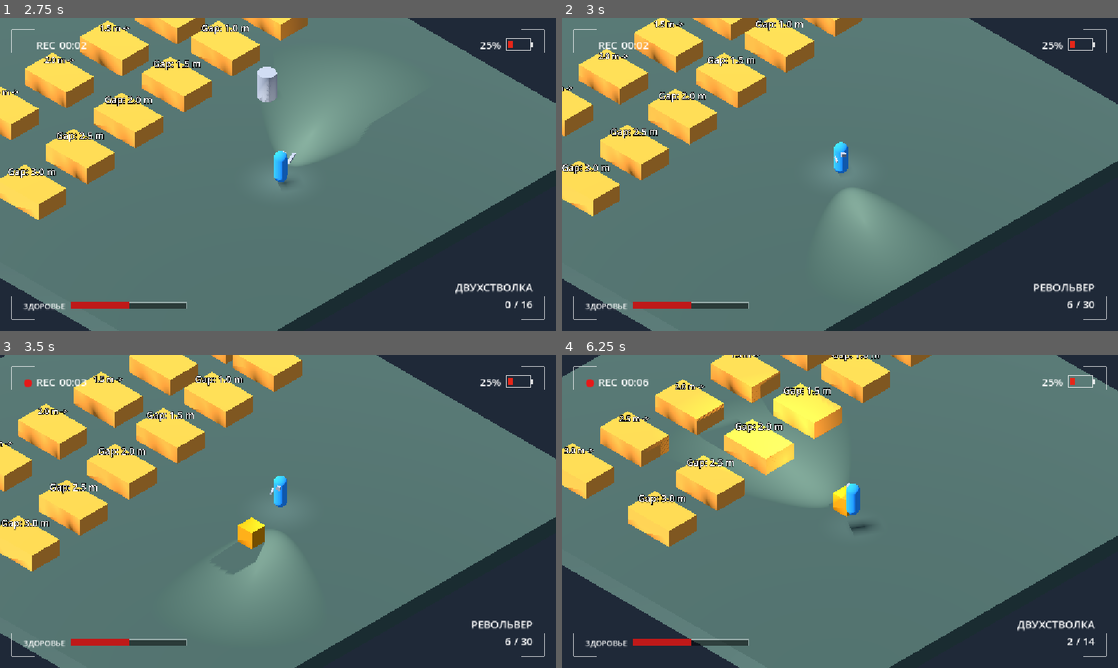
Above: before the commit, frames 1-4 (two rows, left to right).
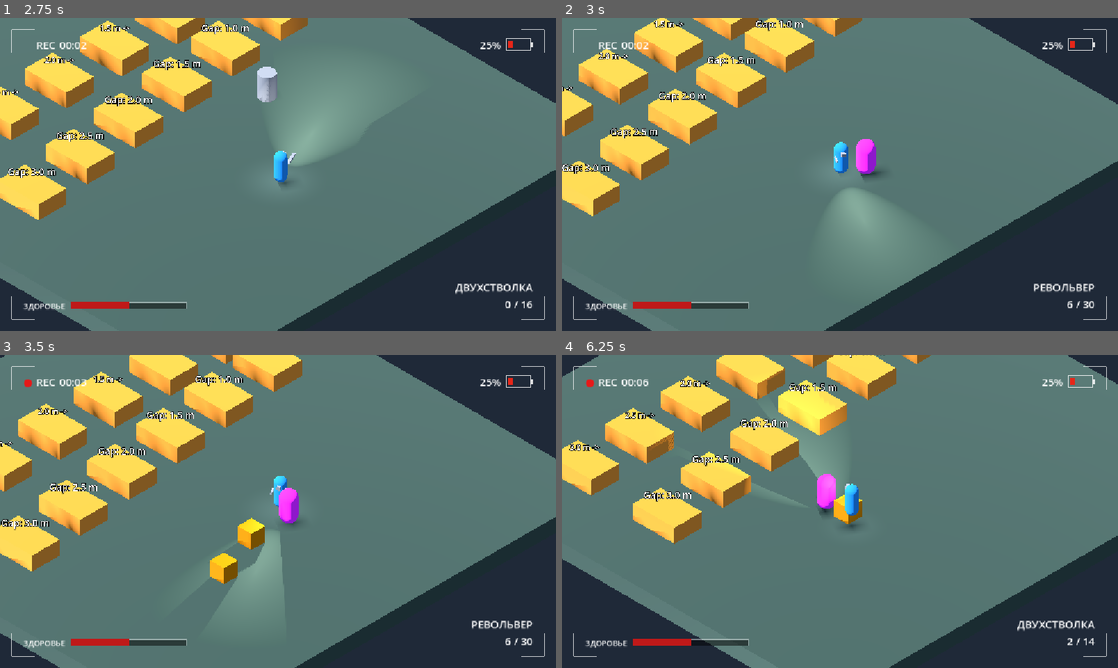
Above: after the commit, the same moments.

Repository: AnckerStudios/the-camera-game
Game: Godot game, scene res://scene/dima/misha_v1_doma.tscn
The game is run twice, just before and just after one commit, with the same random seed, the same clock (stepped at 60 frames per second) and the same inputs. This scene is started directly instead of the project's main scene.
Inputs (mouse positions are in pixels of both pictures, inside the frame that each line leads up to):
- Up to frame 1 (2.75 s): move the mouse to (400, 158) at 0.52 s; hold D (move_right) 0.53-1.28 s; hold Right mouse button (alt_fire) 0.53-1.28 s; tap Space (jump) at 0.77, 1.52 s; move the mouse to (166, 190) at 1.27 s; hold S (move_backward) 1.28-2.03 s; tap Shift (dash) at 1.35 s; move the mouse to (333, 105) at 2.02 s; press the mouse at (333, 105) at 2.03 s; hold D (move_right) from 2.03 s (still down)
- Up to frame 2 (3 s): move the mouse to (812, 237) at 2.77 s; release D (move_right) at 2.78 s; release the mouse at (812, 237) at 2.78 s; hold W (move_forward) from 2.78 s (still down); tap Q (weapon_next) at 2.85 s
- Up to frame 3 (3.5 s): keep holding W (move_forward); tap Space (jump) at 3.02 s
- Up to frame 4 (6.25 s): move the mouse to (1006, 558) at 3.52 s; release W (move_forward) at 3.53 s; hold Mouse wheel up (weapon_prev) 3.53-4.28 s; hold A (move_left) 3.53-5.03 s; tap Space (jump) at 3.77, 4.52, 6.02 s; move the mouse to (673, 464) at 4.27 s; right-click (673, 464) at 4.35 s; move the mouse to (867, 511) at 5.02 s; hold S (move_backward) 5.03-5.78 s; tap Shift (dash) at 5.1 s; move the mouse to (756, 433) at 5.77 s; hold D (move_right) from 5.78 s (still down); click (756, 433) at 5.85 s

Frame 1 is identical in both runs. In frame 2, 0.4% of the frame differs, in the area x 52-58%, y 38-52%; in frame 3, 1.2%; in frame 4, 10%, in the area x 0-100%, y 0-100%.

Commit message:
Добавил резисты монстрам

Diff:
--- /dev/null
+++ b/gamelogic/monster/Monster.tscn
@@ -0,0 +1,6 @@
+[gd_scene format=3 uid="uid://dbftc64g7jv7x"]
+
+[ext_resource type="Script" uid="uid://bejwj8l45jw17" path="res://gamelogic/monster/monster.gd" id="1_m5p37"]
+
+[node name="Monster" type="CharacterBody3D" unique_id=1987555245]
+script = ExtResource("1_m5p37")
--- a/gamelogic/monster/ghost/ghost.gd
+++ b/gamelogic/monster/ghost/ghost.gd
@@ -3,6 +3,11 @@
 func _ready() -> void:
 	super()
 	dimension = Dimension.INFRARED
-	hp = 200
+	hp = 200.0
 	move_speed = 3.0
-	attack_damage = 15
+	attack_damage = 15.0
+	resistance_physical = 0.3
+	resistance_energetic = 1.0
+
+func _on_navigation_agent_3d_velocity_computed(safe_velocity: Vector3) -> void:
+	recalculate_velocity(safe_velocity)
--- /dev/null
+++ b/gamelogic/monster/ghost/ghost.tscn
@@ -0,0 +1,26 @@
+[gd_scene format=3 uid="uid://dwbunjtc84mc3"]
+
+[ext_resource type="Script" uid="uid://ch3iewkgkswix" path="res://gamelogic/monster/ghost/ghost.gd" id="1_ydf7n"]
+
+[sub_resource type="StandardMaterial3D" id="StandardMaterial3D_ykubr"]
+albedo_color = Color(1, 0.18039216, 1, 1)
+
+[sub_resource type="CapsuleMesh" id="CapsuleMesh_6f04y"]
+material = SubResource("StandardMaterial3D_ykubr")
+
+[sub_resource type="CapsuleShape3D" id="CapsuleShape3D_b2wx1"]
+
+[node name="Ghost" type="CharacterBody3D" unique_id=1145615818]
+script = ExtResource("1_ydf7n")
+metadata/_custom_type_script = "uid://bejwj8l45jw17"
+
+[node name="NavigationAgent3D" type="NavigationAgent3D" parent="." unique_id=200973457]
+avoidance_enabled = true
+
+[node name="MeshInstance3D" type="MeshInstance3D" parent="." unique_id=210942479]
+mesh = SubResource("CapsuleMesh_6f04y")
+
+[node name="CollisionShape3D" type="CollisionShape3D" parent="." unique_id=301303193]
+shape = SubResource("CapsuleShape3D_b2wx1")
+
+[connection signal="velocity_computed" from="NavigationAgent3D" to="." method="_on_navigation_agent_3d_velocity_computed"]
--- a/gamelogic/monster/ghoul/ghoul.gd
+++ b/gamelogic/monster/ghoul/ghoul.gd
@@ -3,10 +3,11 @@
 func _ready() -> void:
 	super()
 	dimension = Dimension.REAL
-	hp = 100
+	hp = 100.0
 	move_speed = 2.0
-	attack_damage = 10
-
+	attack_damage = 10.0
+	resistance_physical = 1.0
+	resistance_energetic = 0.3
 
 func _on_navigation_agent_3d_velocity_computed(safe_velocity: Vector3) -> void:
 	recalculate_velocity(safe_velocity)
--- a/gamelogic/monster/ghoul/ghoul.tscn
+++ b/gamelogic/monster/ghoul/ghoul.tscn
@@ -1,25 +1,26 @@
-[gd_scene format=3 uid="uid://do7ay43s8x7rt"]
+[gd_scene format=3 uid="uid://cjuq8g0mbb8h8"]
 
 [ext_resource type="Script" uid="uid://on2cuhtiq5mf" path="res://gamelogic/monster/ghoul/ghoul.gd" id="1_hcbde"]
 
 [sub_resource type="StandardMaterial3D" id="StandardMaterial3D_iqnhg"]
 albedo_color = Color(0.82916963, 0.4944898, 1.92523e-07, 1)
 
-[sub_resource type="BoxMesh" id="BoxMesh_8dnhd"]
+[sub_resource type="BoxMesh" id="BoxMesh_hcbde"]
 material = SubResource("StandardMaterial3D_iqnhg")
 
-[sub_resource type="BoxShape3D" id="BoxShape3D_ags3x"]
+[sub_resource type="BoxShape3D" id="BoxShape3D_uxu5o"]
 
-[node name="Ghoul" type="CharacterBody3D" unique_id=13065505]
+[node name="Ghoul" type="CharacterBody3D" unique_id=396955178]
 script = ExtResource("1_hcbde")
+metadata/_custom_type_script = "uid://bejwj8l45jw17"
 
-[node name="MeshInstance3D" type="MeshInstance3D" parent="." unique_id=1076097737]
-mesh = SubResource("BoxMesh_8dnhd")
-
-[node name="CollisionShape3D" type="CollisionShape3D" parent="." unique_id=902069789]
-shape = SubResource("BoxShape3D_ags3x")
-
-[node name="NavigationAgent3D" type="NavigationAgent3D" parent="." unique_id=1968156147]
+[node name="NavigationAgent3D" type="NavigationAgent3D" parent="." unique_id=2027993099]
 avoidance_enabled = true
 
+[node name="MeshInstance3D" type="MeshInstance3D" parent="." unique_id=930811021]
+mesh = SubResource("BoxMesh_hcbde")
+
+[node name="CollisionShape3D" type="CollisionShape3D" parent="." unique_id=504247845]
+shape = SubResource("BoxShape3D_uxu5o")
+
 [connection signal="velocity_computed" from="NavigationAgent3D" to="." method="_on_navigation_agent_3d_velocity_computed"]
--- a/gamelogic/monster/monster.gd
+++ b/gamelogic/monster/monster.gd
@@ -3,13 +3,16 @@
 enum Dimension {REAL, INFRARED}
 
 const MONSTER_GROUP = "monster"
+const PHYSICAL_WEAPONS := ["WeaponDoubleShotgun", "WeaponRevolver"]
 
 @onready var nav_agent : NavigationAgent3D = $NavigationAgent3D
 
-var dimension
-var hp
-var move_speed
-var attack_damage
+var dimension: Dimension
+var hp: float
+var move_speed: float
+var attack_damage: float
+var resistance_physical: float
+var resistance_energetic: float
 
 func _ready() -> void:
 	_update_cone_visibility()
@@ -28,11 +31,6 @@
 
 func update_target_location(target_location: Vector3) -> void:
 	nav_agent.target_position = target_location
-	pass
-
-func recalculate_velocity(safe_velocity: Vector3) -> void:
-	velocity = velocity.move_toward(safe_velocity, 0.5)
-	move_and_slide()
 
 func _update_cone_visibility() -> void:
 	var cones := get_tree().get_nodes_in_group(&"visibility_cones")
@@ -45,7 +43,18 @@
 	visible = inside
 
 func take_damage(amount: float, source: Node) -> void:
-	hp -= amount
+	var resistance: float
+
+	if PHYSICAL_WEAPONS.has(source.name):
+		resistance = resistance_physical
+	else:
+		resistance = resistance_energetic
+
+	hp -= amount * resistance
 	print("%s: -%.0f от %s, осталось %.0f" % [name, amount, source.name, hp])
 	if hp <= 0.0:
 		queue_free()
+
+func recalculate_velocity(safe_velocity: Vector3) -> void:
+	velocity = velocity.move_toward(safe_velocity, 0.5)
+	move_and_slide()
--- a/project.godot
+++ b/project.godot
@@ -29,6 +29,7 @@
 
 folder_colors={
 "res://gamelogic/input/": "pink",
+"res://gamelogic/monster/": "yellow",
 "res://gamelogic/player/": "green",
 "res://gamelogic/player/camera/": "blue",
 "res://gamelogic/player/cone/": "orange",
--- a/scene/dima/misha_v1_doma.tscn
+++ b/scene/dima/misha_v1_doma.tscn
@@ -5,7 +5,8 @@
 [ext_resource type="Script" uid="uid://depwexin4lwf1" path="res://gamelogic/player/camera/isometric_camera.gd" id="3_4r7s1"]
 [ext_resource type="PackedScene" uid="uid://chrnas5w2mwst" path="res://ui/hud/hud.tscn" id="4_bxor3"]
 [ext_resource type="Script" uid="uid://cmkrno3x3fyie" path="res://gamelogic/weapon/damage_dummy.gd" id="5_vqkpd"]
-[ext_resource type="PackedScene" path="res://gamelogic/monster/ghoul/ghoul.tscn" id="6_4kfxk"]
+[ext_resource type="PackedScene" uid="uid://cjuq8g0mbb8h8" path="res://gamelogic/monster/ghoul/ghoul.tscn" id="6_4kfxk"]
+[ext_resource type="PackedScene" uid="uid://dwbunjtc84mc3" path="res://gamelogic/monster/ghost/ghost.tscn" id="7_fl16l"]
 
 [sub_resource type="Environment" id="Environment"]
 background_mode = 1
@@ -297,3 +298,9 @@
 
 [node name="Ghoul" parent="." unique_id=13065505 instance=ExtResource("6_4kfxk")]
 transform = Transform3D(1, 0, 0, 0, 1, 0, 0, 0, 1, 8.731076, 0.8862281, 6.9136066)
+
+[node name="Ghoul2" parent="." unique_id=396955178 instance=ExtResource("6_4kfxk")]
+transform = Transform3D(1, 0, 0, 0, 1, 0, 0, 0, 1, 10.096684, 1.1640177, 10.302478)
+
+[node name="Ghost" parent="." unique_id=1145615818 instance=ExtResource("7_fl16l")]
+transform = Transform3D(1, 0, 0, 0, 1, 0, 0, 0, 1, 13.178815, 1.5496058, -6.6245003)
--- a/scene/misha_v1.tscn
+++ b/scene/misha_v1.tscn
@@ -34,7 +34,7 @@
 
 [sub_resource type="CylinderMesh" id="DummyMesh"]
 
-[node name="MishaV1" type="Node3D" unique_id=1632283159]
+[node name="MishaV2" type="Node3D" unique_id=1632283159]
 
 [node name="WorldEnvironment" type="WorldEnvironment" parent="." unique_id=2136058302]
 environment = SubResource("Environment")
